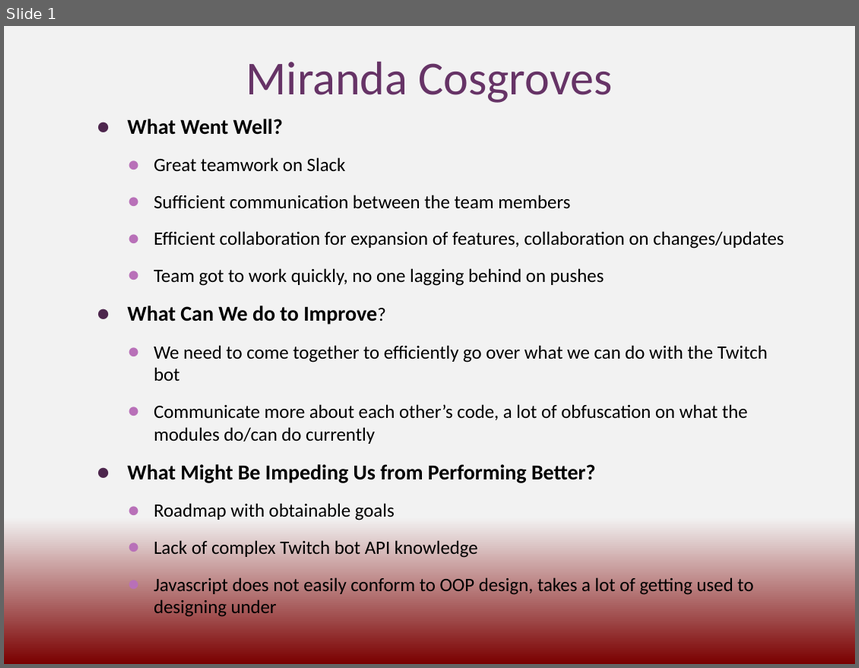
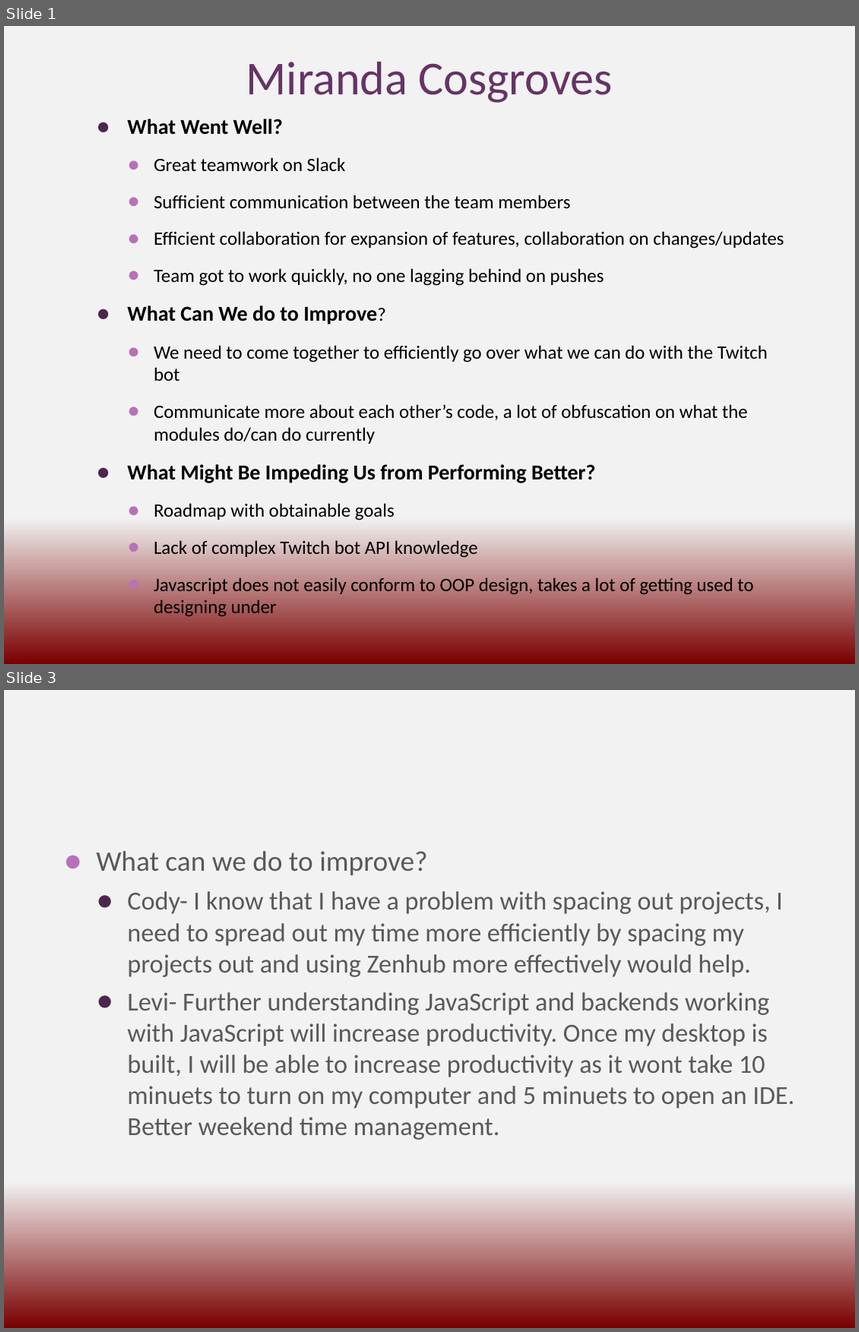
Before and after one commit to CS3398-Miranda-Cosgroves/GetRichTwitch, a slide deck: Retrospective.pptx. Shown one above the other, each under a label of ours: slide 1 before the commit, slides 1 and 3 after it; the slides between them are not shown. The pictures are 859x668 and 859x1332 pixels, drawn with LibreOffice and Linux fonts; fonts in the diff are those of the drawing. Boxes give left, top, right and bottom in pixels: in the first picture for what was removed or moved away, otherwise in the second. Text is boxed around its words. In the diff, an @@ line names an element or a change of style, - is before the commit and + after.

```diff
--- a/Retrospective.pptx
+++ b/Retrospective.pptx
@@ slide 3 added at [4,690,855,1328], background gradient #F2F2F2 to #7A0000 @@
@@ text added at [96,851,795,1140], 22 pt, text #595959 @@
+● What can we do to improve?
+  ● Cody- I know that I have a problem with spacing out projects, I need to spread out my time more efficiently by spacing my projects out and using Zenhub more effectively would help.
+  ● Levi- Further understanding JavaScript and backends working with JavaScript will increase productivity. Once my desktop is built, I will be able to increase productivity as it wont take 10 minuets to turn on my computer and 5 minuets to open an IDE. Better weekend time management.
```
Also in this commit, not shown: 2 other slides added.
